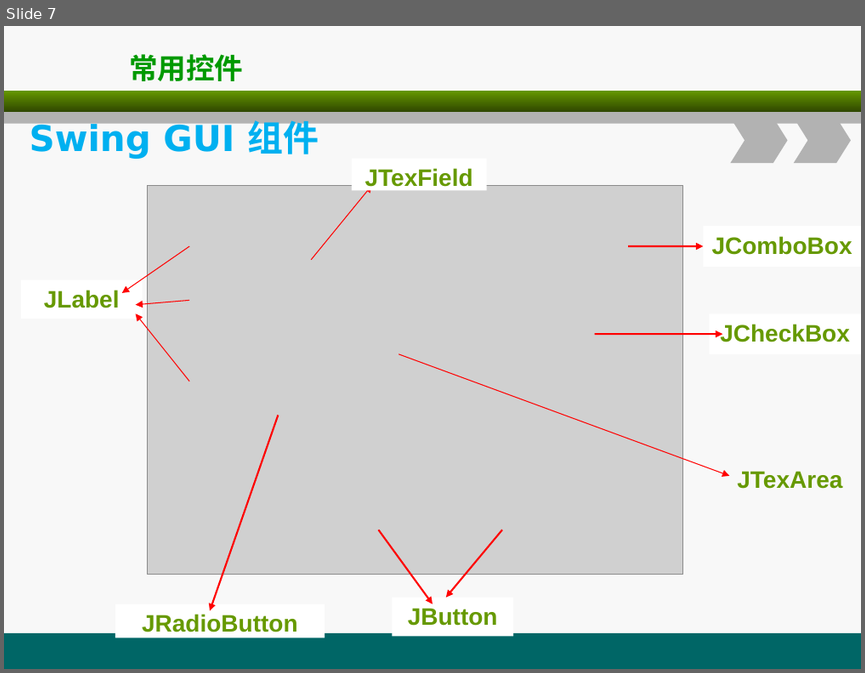
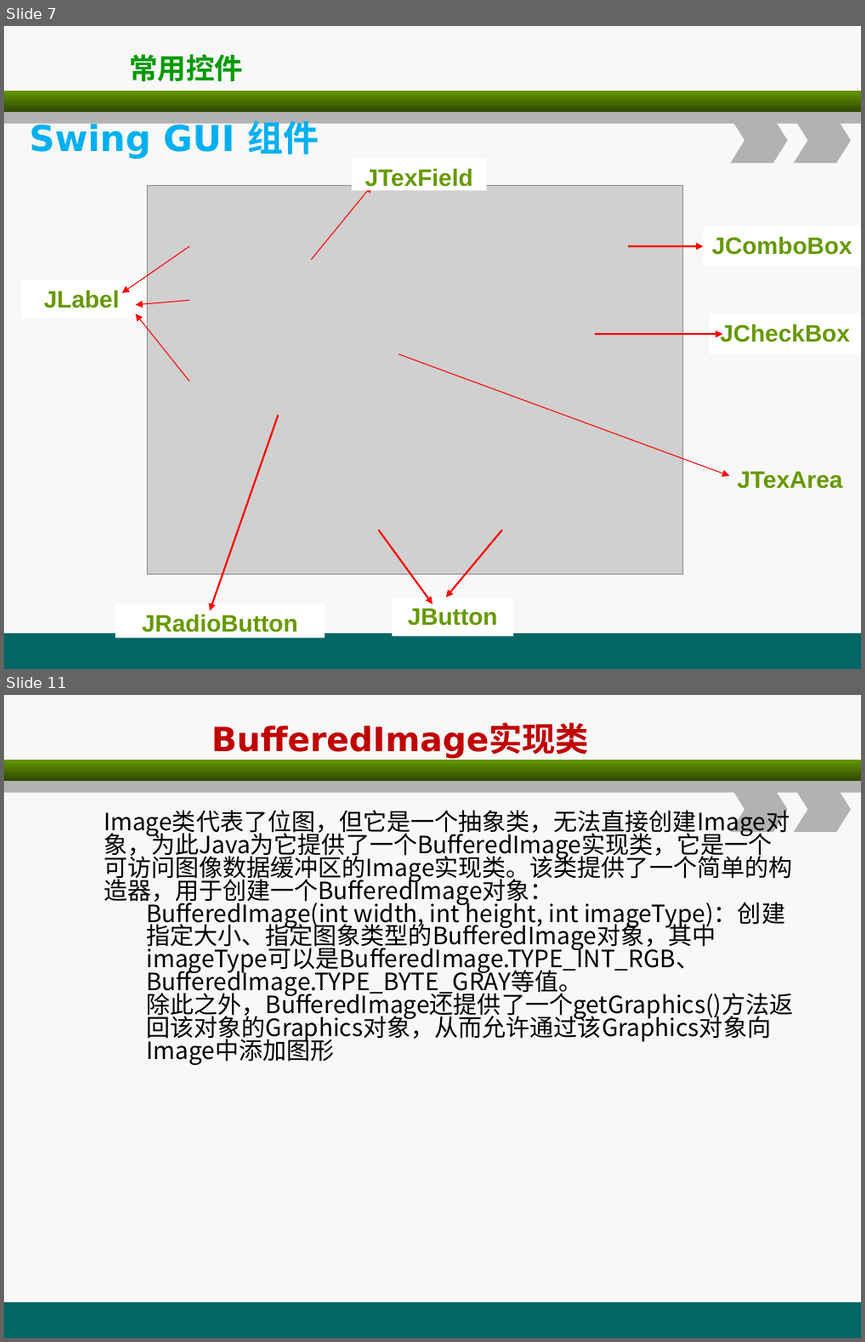
Before and after one commit to christwei/gitDoc, a slide deck: 课件/环宇/javaSE进阶/B1.ppt. Shown one above the other, each under a label of ours: slide 7 before the commit, slides 7 and 11 after it; the slides between them are not shown. The pictures are 865x673 and 865x1342 pixels, drawn with LibreOffice and Linux fonts; fonts in the diff are those of the drawing; grey boxes stand for pictures. Boxes give left, top, right and bottom in pixels: in the first picture for what was removed or moved away, otherwise in the second. Text is boxed around its words. In the diff, an @@ line names an element or a change of style, - is before the commit and + after.

```diff
--- a/课件/环宇/javaSE进阶/B1.ppt
+++ b/课件/环宇/javaSE进阶/B1.ppt
@@ slide 11 added at <box>4,695,861,1338</box>, background #F8F8F8; not listed: 5 template elements that a slide beside it also shows @@
@@ text added at <box>211,724,589,759</box>, 28 pt, text #C00000, bold @@
+BufferedImage实现类
@@ text added at <box>103,806,793,1043</box>, 20 pt, text #000000 @@
+Image类代表了位图，但它是一个抽象类，无法直接创建Image对象，为此Java为它提供了一个BufferedImage实现类，它是一个可访问图像数据缓冲区的Image实现类。该类提供了一个简单的构造器，用于创建一个BufferedImage对象：
+  BufferedImage(int width, int height, int imageType)：创建指定大小、指定图象类型的BufferedImage对象，其中imageType可以是BufferedImage.TYPE_INT_RGB、BufferedImage.TYPE_BYTE_GRAY等值。
+除此之外，BufferedImage还提供了一个getGraphics()方法返回该对象的Graphics对象，从而允许通过该Graphics对象向Image中添加图形
```
Also in this commit, not shown: 1 slide changed, 4 other slides added, 13 other files.
